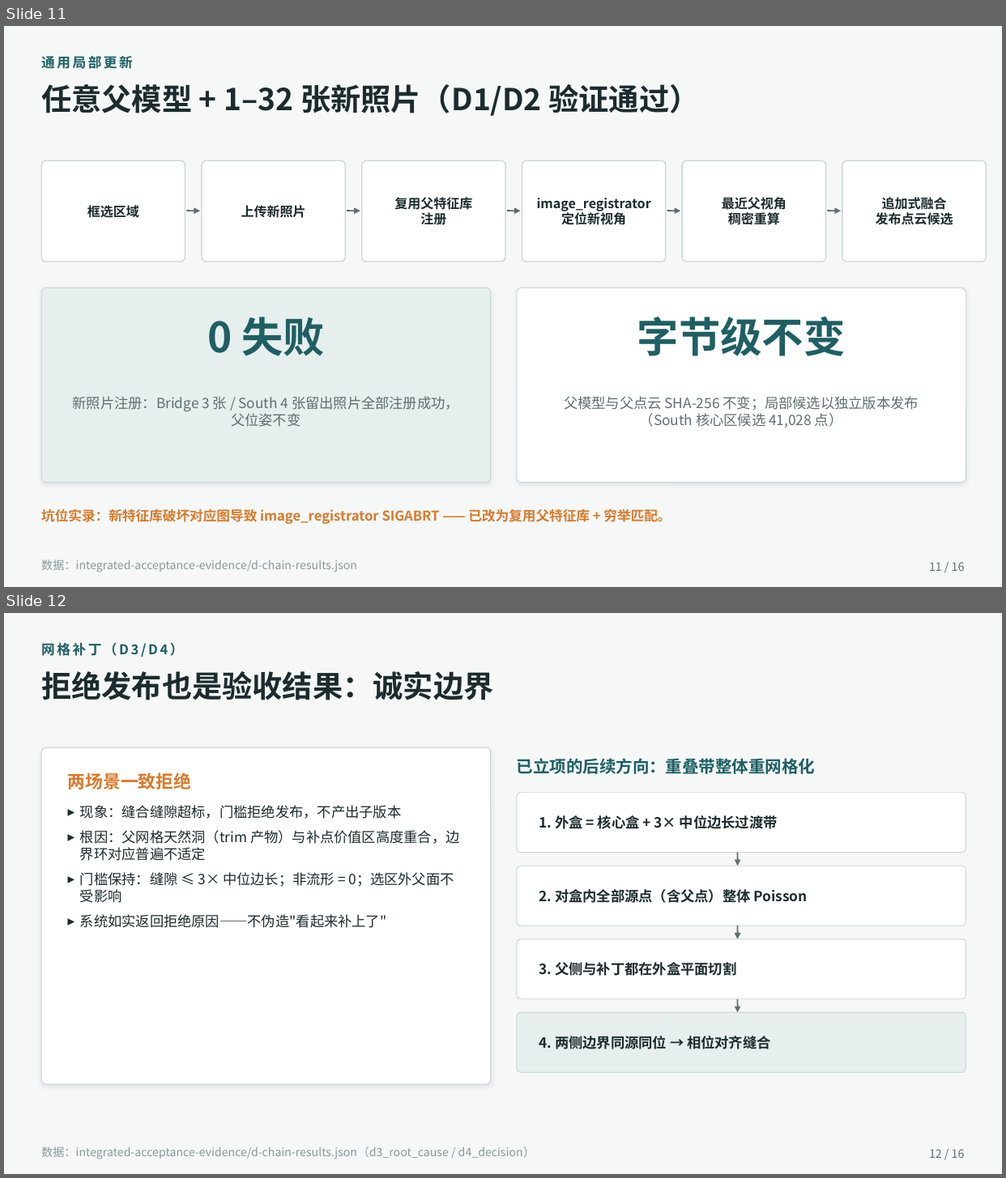
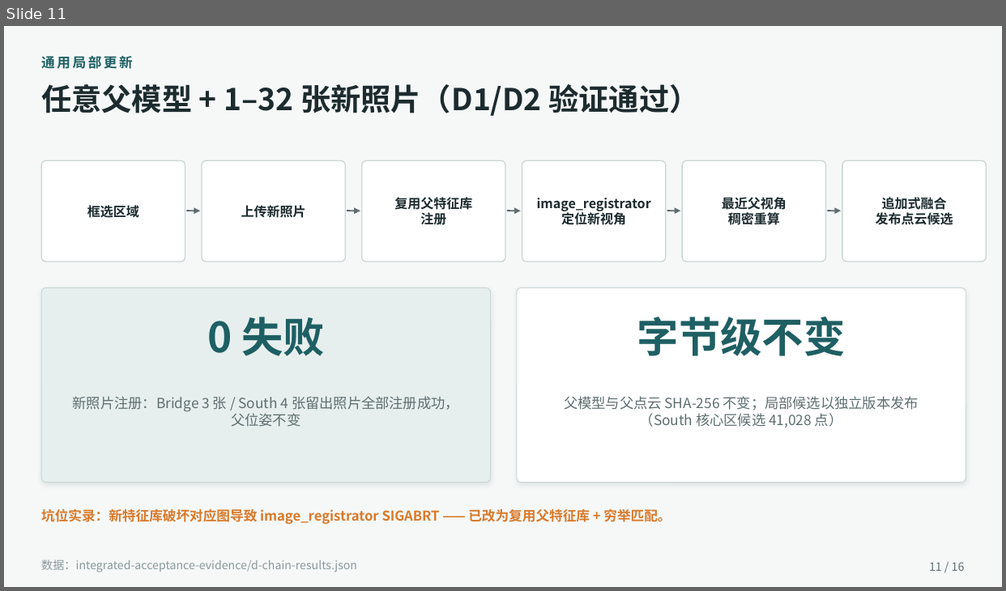
Before and after one commit to NeverPAN/SchoolProject, a slide deck: docs/答辩.pptx. Shown one above the other, each under a label of ours: slides 11 and 12 before the commit, slide 11 after it. The pictures are 1006x1178 and 1006x591 pixels, drawn with LibreOffice and Linux fonts; fonts in the diff are those of the drawing. Boxes give left, top, right and bottom in pixels: in the first picture for what was removed or moved away, otherwise in the second. Text is boxed around its words. In the diff, an @@ line names an element or a change of style, - is before the commit and + after.

```diff
--- a/docs/答辩.pptx
+++ b/docs/答辩.pptx
@@ slide 12 removed at box(4, 613, 1002, 1174), background #F6F8F8 @@
@@ text removed at box(41, 642, 183, 657) @@
-网格补丁（D3/D4）
@@ text removed at box(41, 671, 493, 700) @@
-拒绝发布也是验收结果：诚实边界
@@ rounded rectangle removed at box(41, 747, 491, 1084) @@
@@ text removed at box(517, 758, 815, 774) @@
-已立项的后续方向：重叠带整体重网格化
@@ text removed at box(68, 773, 192, 790) @@
-两场景一致拒绝
@@ text removed at box(80, 805, 460, 928) @@
-▸ 现象：缝合缝隙超标，门槛拒绝发布，不产出子版本
-▸ 根因：父网格天然洞（trim 产物）与补点价值区高度重合，边界环对应普遍不适定
-▸ 门槛保持：缝隙 ≤ 3× 中位边长；非流形 = 0；选区外父面不受影响
-▸ 系统如实返回拒绝原因——不伪造"看起来补上了"
@@ rounded rectangle removed at box(517, 793, 966, 853) @@
@@ text removed at box(539, 815, 778, 829) @@
-1. 外盒 = 核心盒 + 3× 中位边长过渡带
@@ arrow removed from (738, 853) to (738, 866) @@
@@ rounded rectangle removed at box(517, 866, 966, 926) @@
@@ text removed at box(539, 889, 808, 903) @@
-2. 对盒内全部源点（含父点）整体 Poisson
@@ arrow removed from (738, 926) to (738, 939) @@
@@ rounded rectangle removed at box(517, 939, 966, 999) @@
@@ text removed at box(539, 962, 736, 976) @@
-3. 父侧与补丁都在外盒平面切割
@@ arrow removed from (738, 999) to (738, 1013) @@
@@ rounded rectangle removed at box(517, 1013, 966, 1072) @@
@@ text removed at box(539, 1036, 770, 1050) @@
-4. 两侧边界同源同位 → 相位对齐缝合
@@ text removed at box(41, 1147, 535, 1160) @@
-数据：integrated-acceptance-evidence/d-chain-results.json（d3_root_cause / d4_decision）
@@ text removed at box(929, 1149, 965, 1158) @@
-12 / 16
```
Also in this commit, not shown: 1 slide added, 26 other files.
